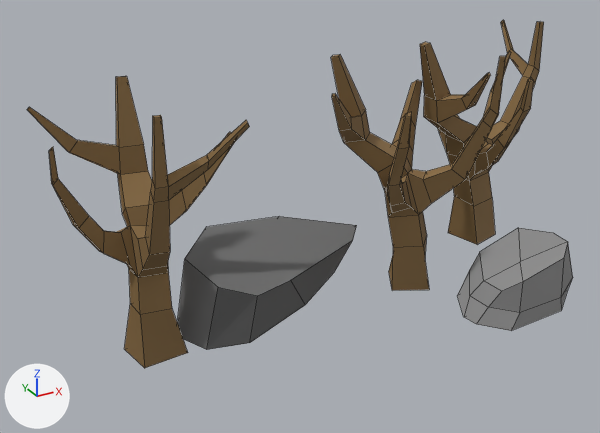
The OBJ model Wataha/Wataha/Content/B1.obj as it was, and as the next commit left it.
Rendered twice from a 50 mm lens placed at (-16.2, 232.9, 16.6), pointed at (-2.1, 258.5, 3.8). Arrows for +X, +Y and +Z are at lower left; the lights stay in place. Mesh edges are drawn as thin lines. Where no turn or scale is listed for an object, it has been applied to the vertices.

The scene before the commit, as lines of its bpy script (objects in view):
```python
me_blockade = bpy.data.meshes.new('Blockade')
me_blockade.from_pydata(...)  # 342 vertices, 328 faces; spans x -11.4..10.6, y 251.9..262.9, z 0.2..9.9
# faces by material slot: [294, 10, 24]
me_blockade.materials.append(mat_material__82)  # picture img_treestexture_png
me_blockade.materials.append(mat_material__90)  # picture img_rocktexture1_png
me_blockade.materials.append(mat_material__89)  # picture img_rocktexture2_png
ob_blockade = bpy.data.objects.new('Blockade', me_blockade)
ob_blockade.location = (0.0, 0.0, 0.0)
```
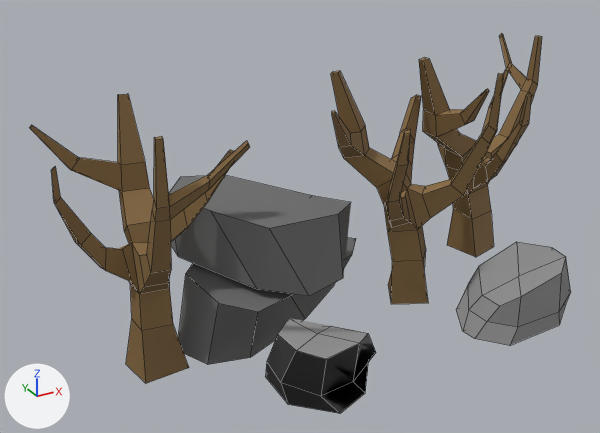
Boxes [x1, y1, x2, y2] around the edits, measured in the pictures (600 x 433 px; the box of a moved part takes in the faces that stretch with it):
'Blockade', reshaped (9% taller)
    before: [27, 20, 573, 368]
    after: [30, 34, 571, 413]
part 1 of me_blockade, moved or reshaped
    before: [331, 51, 511, 290]
    after: [331, 67, 510, 304]
part 2 of me_blockade, moved or reshaped
    before: [177, 216, 357, 350]
    after: [178, 238, 356, 365]
part 3 of me_blockade, moved or reshaped
    before: [420, 20, 544, 244]
    after: [419, 34, 542, 257]
part 4 of me_blockade, moved or reshaped
    before: [457, 228, 573, 331]
    after: [456, 242, 571, 345]
part 5 of me_blockade, moved or reshaped
    before: [27, 76, 249, 368]
    after: [30, 94, 250, 383]
part 6 of me_blockade, added
    after: [169, 175, 351, 296]
part 7 of me_blockade, added
    after: [265, 318, 376, 413]

Patch to the scene script:
```diff
--- a/Wataha/Wataha/Content/B1.obj.py
+++ b/Wataha/Wataha/Content/B1.obj.py
@@ me_blockade @@
 me_blockade.from_pydata(...)  # 342 vertices, 328 faces; spans x -11.4..10.6, y 251.9..262.9, z 0.2..9.9
 # used by ob_blockade; location = (0.0, 0.0, 0.0)
+# me_blockade part 1: the loose piece of 100 vertices spanning x -1.8..6.3, y 255.2..260.0, z 0.5..9.9 is moved by (0.0, 0.0, -0.6)
+# me_blockade part 2: the loose piece of 16 vertices spanning x -7.6..1.5, y 255.4..261.6, z 0.2..3.2 is moved by (0.0, 0.0, -0.6)
+# me_blockade part 3: the loose piece of 100 vertices spanning x 4.1..10.6, y 256.5..262.9, z 0.5..9.9 is moved by (0.0, 0.0, -0.6)
+# me_blockade part 4: the loose piece of 26 vertices spanning x 2.3..6.9, y 251.9..255.5, z 0.3..2.9 is moved by (0.0, 0.0, -0.6)
+# me_blockade part 5: the loose piece of 100 vertices spanning x -11.4..-5.3, y 253.7..260.6, z 0.5..9.9 is moved by (0.0, 0.0, -0.6)
+# me_blockade part 6: the loose piece of 16 vertices spanning x -7.6..1.5, y 255.4..261.6, z 0.2..3.2 is copied, and the copy is turned 83.4 degrees about the z axis through its middle, then moved by (-0.5, 1.4, 1.8); it spans x -6.7..-0.7, y 255.3..264.6, z 2.1..5.0
+# me_blockade part 7: the loose piece of 26 vertices spanning x 2.3..6.9, y 251.9..255.5, z 0.3..2.9 is copied, and the copy is turned -128.7 degrees about the z axis through its middle, then moved by (-8.6, -0.1, -0.6); it spans x -6.0..-1.9, y 251.4..255.9, z -0.3..2.3
 me_blockade.materials.append(mat_material__82)
```
